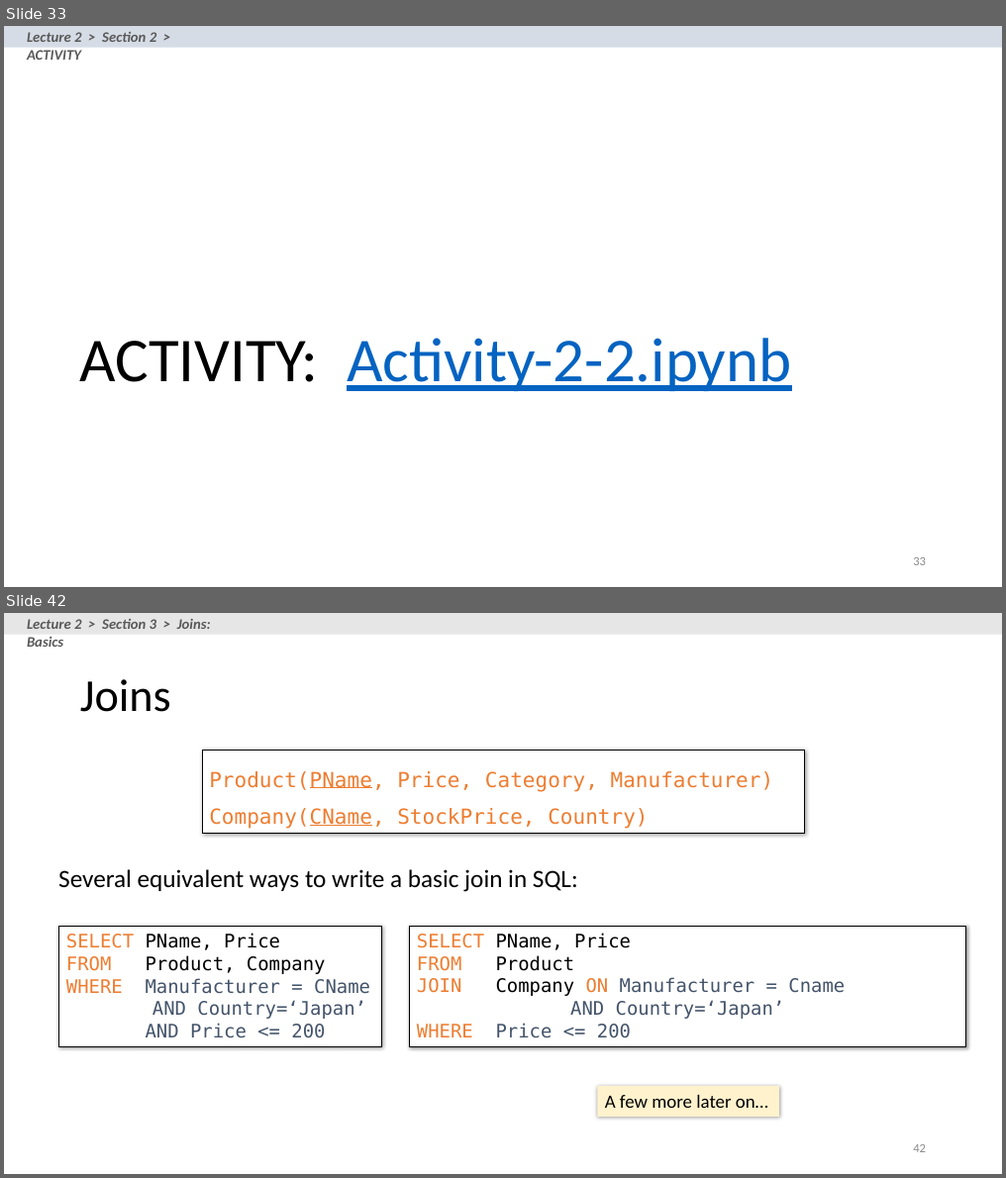
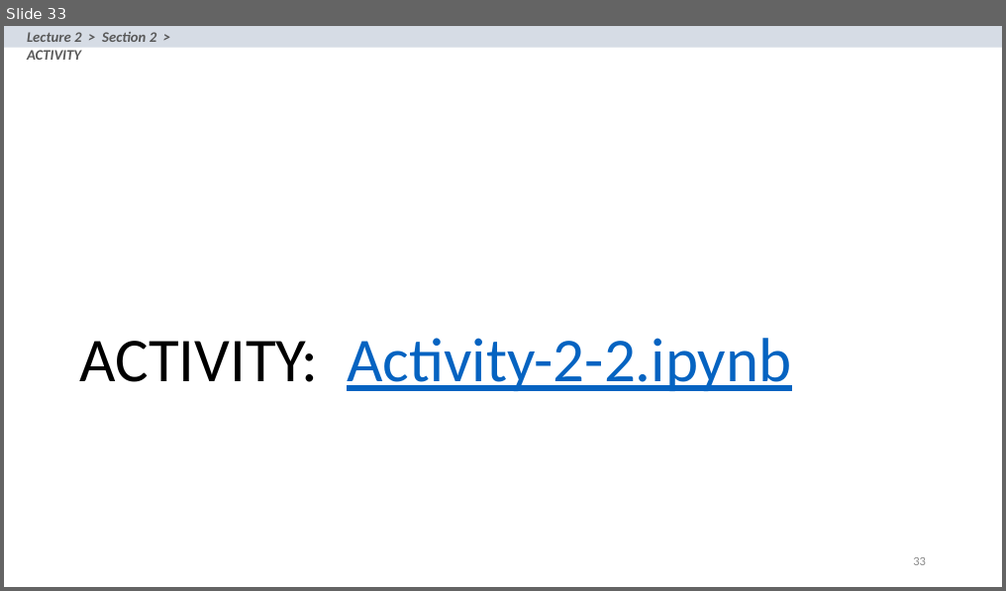
Before and after one commit to yazduni-cs/database-fall2018, a slide deck: lectures/lecture-2-3-4/Lecture_2_SQL.pptx. Shown one above the other, each under a label of ours: slides 33 and 42 before the commit, slide 33 after it; the slides between them are not shown. The pictures are 1006x1178 and 1006x591 pixels, drawn with LibreOffice and Linux fonts; fonts in the diff are those of the drawing. Boxes give left, top, right and bottom in pixels: in the first picture for what was removed or moved away, otherwise in the second. Text is boxed around its words. In the diff, an @@ line names an element or a change of style, - is before the commit and + after.

```diff
--- a/lectures/lecture-2-3-4/Lecture_2_SQL.pptx
+++ b/lectures/lecture-2-3-4/Lecture_2_SQL.pptx
@@ slide 42 removed at (4, 613, 1002, 1174), background #FFFFFF @@
@@ rectangle removed at (4, 613, 1002, 635) @@
@@ text removed at (27, 619, 211, 647) @@
-Lecture 2 > Section 3 > Joins: Basics
@@ title removed at (80, 679, 171, 712) @@
-Joins
@@ rectangle removed at (202, 751, 804, 834) @@
-Product(PName, Price, Category, Manufacturer)
-Company(CName, StockPrice, Country)
@@ text removed at (58, 869, 578, 892) @@
-Several equivalent ways to write a basic join in SQL:
@@ rectangle removed at (58, 926, 381, 1048) @@
-SELECT PName, Price
-FROM Product, Company
-WHERE Manufacturer = CName
-AND Country=‘Japan’
-AND Price <= 200
@@ rectangle removed at (410, 926, 966, 1048) @@
-SELECT PName, Price
-FROM Product
-JOIN Company ON Manufacturer = Cname
-AND Country=‘Japan’
-WHERE Price <= 200
@@ rectangle removed at (598, 1087, 779, 1117) @@
-A few more later on…
@@ page number removed at (913, 1145, 926, 1153) @@
-42
```
Also in this commit, not shown: 18 other slides removed, 2 other files.
